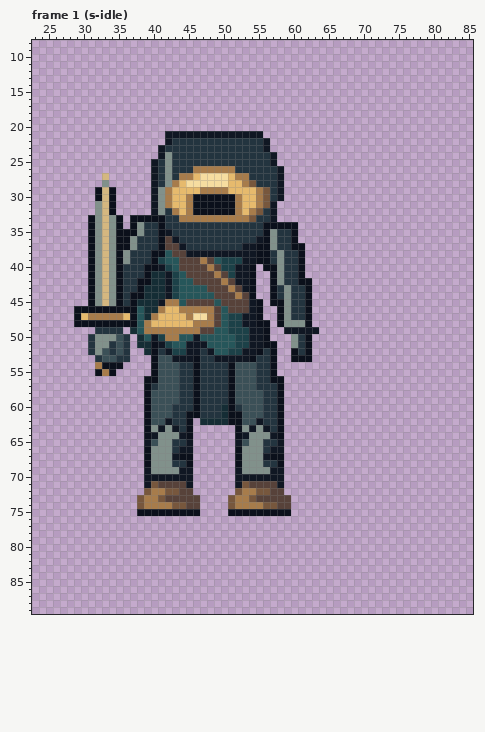
Edited in one commit: pixel-art file (art/enemy-abbey-4.aseprite). The first picture shows the starting point.
96x96 pixels, 128 frames. Shown: frame 1 (s-idle): x 23..85, y 8..89. The commit also changed other frames, which this record leaves out.
And afterwards:
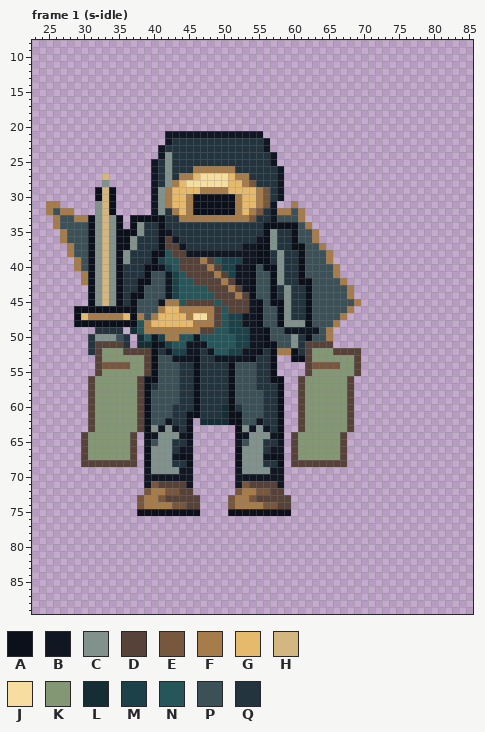
Palette (. is transparent): A #0b101b  B #101723  C #81918b  D #57423a  E #77573d  F #a77c4b  G #e6ba6d  H #d4b780  J #f6dda0  K #839775  L #152d35  M #1c4148  N #26565a  P #3b5057  Q #23343f
Changes in this commit:
--- frame 1 (s-idle), layer "ink"
@@ x 23..85 @@
 30 .........AHA.....BCFGGFAAAAAAFGGFEQB...........................
-31 .........CHA.....BCFGGFAAAAAAFGGFEB............................
-32 .........CHA.....BCQFGFAAAAAAFGFEQB............................
-33 ........ACHCA.AAAAAQQFFFFFFFFFFEQQB............................
-34 ........ACHCA.ACQQAQQQQQQQQQQQQQQAAAAA.........................
-35 ........ACHCAAACQQABQQQQQQQQQQQQQACQQA.........................
-36 ........ACHCAACQQQADBQQQQQQQQQQQBACQQA.........................
-37 ........ACHCAACQQQADDBQQQQQQQQBBAACQQAA........................
-38 ........ACHCACQQQAANDDBBBBBBBBBBAAQCQQA........................
-39 ........ACHCACQQQAMNNDDDFDNMMMBBAAQCQQA........................
-40 ........ACHCAQQQAABMNDDDDFDMMBBA.AACQQA........................
-41 ........ACHCAQQQALLBMNDDDDFDMBBA..ACQQA........................
-42 ........ACHCAQQAALLBMNNDDDDFDBBA..ACQQAA.......................
-43 ........ACHCAQQALLLBMNNNNDDDFDBA..AQCQQA.......................
-44 ........ACHCAQAALLLBMNNNNNDDDFDA..AQCQQA.......................
-45 ........ACHCAQALLLBFFNDDDDNDDDDBA.AACQQA.......................
-46 ......AAAAAAAAANLLFGGFFFFFDNDDDBA..ACQQA.......................
-47 ......AGFFFFFGANLFGGGGFJJFDNMMBBA..ACQQA.......................
-48 ......AAAAAAAAANFGGGGGGFFFDNMMBBAA.ACCCA.......................
-49 .........QQQQ.LNFFFFFFFFDDNNMMMBBA..BBBBB......................
-50 ........QCCCPQ.LNBMFFNNBNNNNNMMBBA...CQA.......................
-51 ........QCCQPQ.LLABMNNBBBNNNNMMBBAA..CQA.......................
-52 ........QCPQPQ..LAQBMMBBQBNNMMBBAQA..AQA.......................
-53 .........QPPQQ...APPBBBAQQBBBBBAQQA..AAA.......................
-54 .........FAAA....APPPQQAQQQQAPPPQQA............................
-55 .........AFA.....APPPQQAQQQQAPPPQQA............................
-56 ................AAPPPQQAQQQQAPPPQQAA...........................
-57 ................AQPPPQQAQQQQAPPPQQQA...........................
-58 ................APPPPQQAQQQQAPPPPQQA...........................
-59 ................APPPPQQAQQQQAPPPPQQA...........................
-60 ................APPPQQQAQQQLAQPPPQQA...........................
-61 ................APPPQQAAQQQLAAPPPQQA...........................
-62 ................APPBQQA.LLLLAAPPBQQA...........................
-63 ................ACBCBQA......ACBCBQA...........................
-64 ................ABCCCBA......ABCCCBA...........................
-65 ................BPCCQQB......BPCCQQB...........................
-66 ................ACCCQBB......ACCCQBB...........................
-67 ................ACCCBAA......ACCCBAA...........................
-68 ................ACCCQQA......ACCCQQA...........................
+31 ..FF.....CHA.....BCFGGFAAAAAAFGGFEB..F.........................
+32 ..FPFF...CHA.....BCQFGFAAAAAAFGFEQBFFPF........................
+33 ...FPPFFACHCA.AAAAAQQFFFFFFFFFFEQQBPPPF........................
+34 ...FPPPPACHCA.ACQQAQQQQQQQQQQQQQQAAAAAPF.......................
+35 ....FPPPACHCAAACQQABQQQQQQQQQQQQQACQQAPPF......................
+36 ....FPPPACHCAACQQQADBQQQQQQQQQQQBACQQAPPF......................
+37 .....FPPACHCAACQQQADDBQQQQQQQQBBAACQQAAPPF.....................
+38 .....FPPACHCACQQQAANDDBBBBBBBBBBAAQCQQAPPPF....................
+39 ......FPACHCACQQQAMNNDDDFDNMMMBBAAQCQQAPPPF....................
+40 ......FPACHCAQQQAABMNDDDDFDMMBBAPAACQQAPPPPF...................
+41 .......FACHCAQQQAPPBMNDDDDFDMBBAPPACQQAPPPPF...................
+42 .......FACHCAQQAAPPBMNNDDDDFDBBAPPACQQAAPPPPF..................
+43 ........ACHCAQQAPPPBMNNNNDDDFDBAPPAQCQQAPPPPPF.................
+44 ........ACHCAQAAPPPBMNNNNNDDDFDAPPAQCQQAPPPPPF.................
+45 ........ACHCAQAPPPBFFNDDDDNDDDDBAPAACQQAPPPPPPF................
+46 ......AAAAAAAAAPPPFGGFFFFFDNDDDBAPPACQQAPPPPPF.................
+47 ......AGFFFFFGAFPFGGGGFJJFDNMMBBAPPACQQAPPPPF..................
+48 ......AAAAAAAAANFGGGGGGFFFDNMMBBAPPACCCAPPPF...................
+49 .........QQQQ.LNFFFFFFFFDDNNMMMBBAPPBBBBBPF....................
+50 ........QCCCPQ.LNBMFFNNBNNNNNMMBBAPPPCQAPPF....................
+51 ........QDDDDQ.LLABMNNBBBNNNNMMBBAAPPCQDDDD....................
+52 ........QDKKKDDDDAQBMMBBQBNNMMBBAQAFFAQDKKKDDDD................
+53 .........DKKKKKKDAPPBBBAQQBBBBBAQQA..AADKKKKKKD................
+54 .........DEEEEKKDAPPPQQAQQQQAPPPQQA....DEEEEKKD................
+55 .........DKKKKKKDAPPPQQAQQQQAPPPQQA....DKKKKKKD................
+56 ........DKKKKKKDAAPPPQQAQQQQAPPPQQAA..DKKKKKKD.................
+57 ........DKKKKKKDAQPPPQQAQQQQAPPPQQQA..DKKKKKKD.................
+58 ........DKKKKKKDAPPPPQQAQQQQAPPPPQQA..DKKKKKKD.................
+59 ........DKKKKKKDAPPPPQQAQQQQAPPPPQQA..DKKKKKKD.................
+60 ........DKKKKKKDAPPPQQQAQQQLAQPPPQQA..DKKKKKKD.................
+61 ........DKKKKKKDAPPPQQAAQQQLAAPPPQQA..DKKKKKKD.................
+62 ........DKKKKKKDAPPBQQA.LLLLAAPPBQQA..DKKKKKKD.................
+63 ........DKKKKKKDACBCBQA......ACBCBQA..DKKKKKKD.................
+64 .......DKKKKKKD.ABCCCBA......ABCCCBA.DKKKKKKD..................
+65 .......DKKKKKKD.BPCCQQB......BPCCQQB.DKKKKKKD..................
+66 .......DKKKKKKD.ACCCQBB......ACCCQBB.DKKKKKKD..................
+67 .......DKKKKKKD.ACCCBAA......ACCCBAA.DKKKKKKD..................
+68 .......DDDDDDDD.ACCCQQA......ACCCQQA.DDDDDDDD..................
 69 ................BCCCCBB......BCCCCBB...........................
Pixel boxes of the changes (left, top, right, bottom) in both pictures:
changed: (46, 201, 165, 467)
changed: (256, 201, 361, 467)
